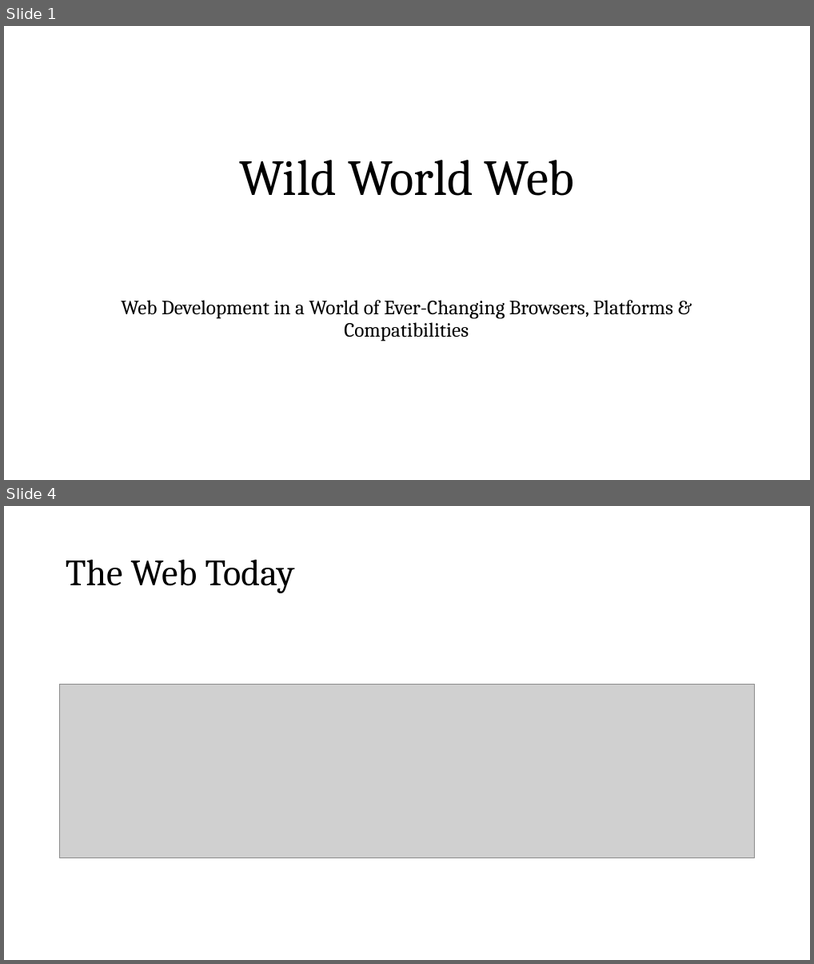
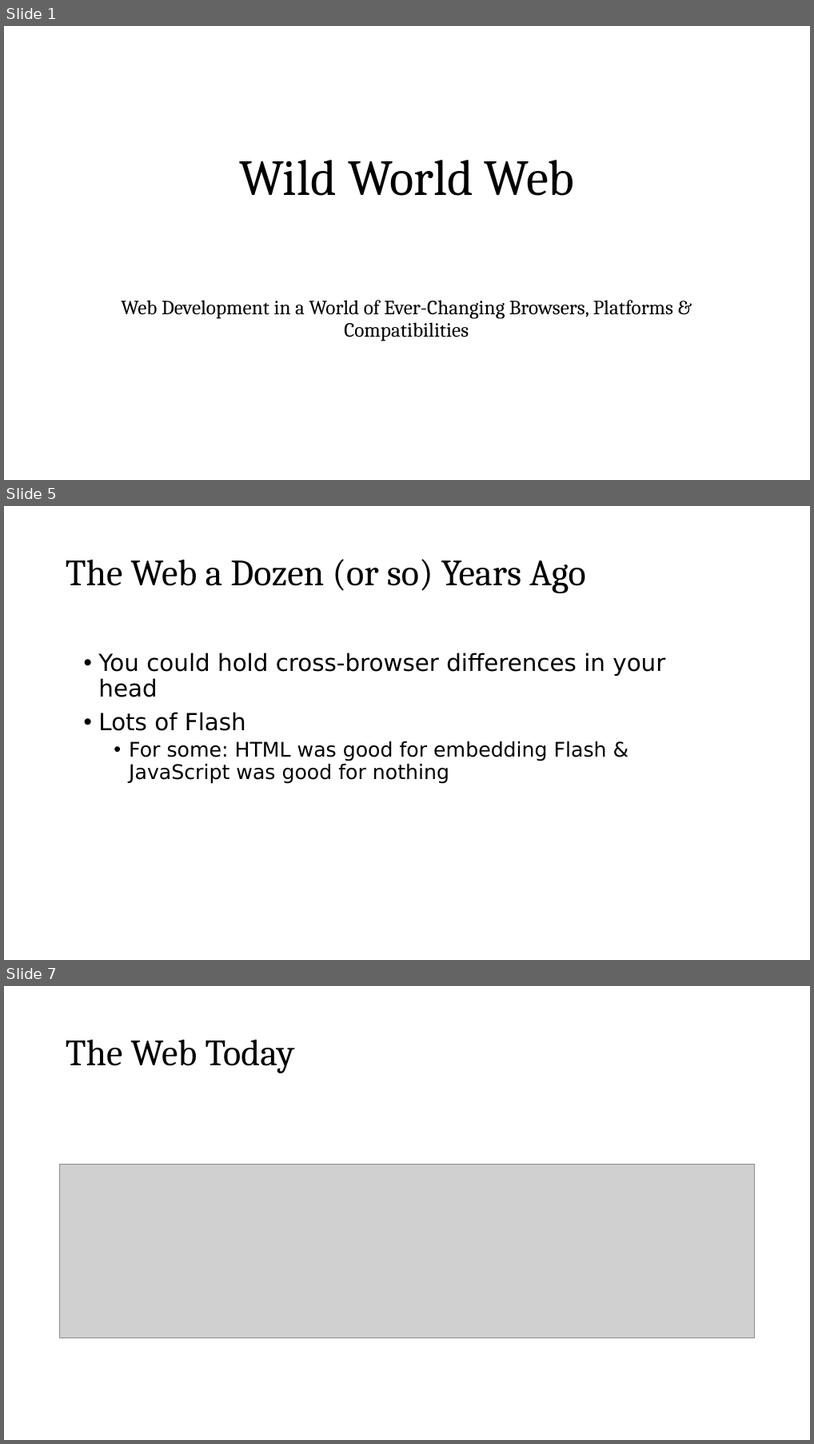
Before and after one commit to roblarsen/rob-larsen-presentations, a slide deck: wild-world-web.pptx. Shown one above the other, each under a label of ours: slides 1 and 4 before the commit, slides 1, 5 and 7 after it; the slides between them are not shown. The pictures are 814x964 and 814x1444 pixels, drawn with LibreOffice and Linux fonts; fonts in the diff are those of the drawing; grey boxes stand for pictures; background and template pictures are left out. Boxes give left, top, right and bottom in pixels: in the first picture for what was removed or moved away, otherwise in the second. Text is boxed around its words. In the diff, an @@ line names an element or a change of style, - is before the commit and + after.

```diff
--- a/wild-world-web.pptx
+++ b/wild-world-web.pptx
@@ slide 5 added at box(4, 506, 810, 960), background picture (left out) @@
@@ title added at box(66, 559, 586, 593), 44 pt, text #000000 @@
+The Web a Dozen (or so) Years Ago
@@ text added at box(98, 652, 666, 784), 24 pt, text #000000 @@
+• You could hold cross-browser differences in your head
+• Lots of Flash
+  • For some: HTML was good for embedding Flash & JavaScript was good for nothing
@@ what was slide 4 is now slide 7 @@
```
Also in this commit, not shown: 4 slides changed, 3 other slides added.
